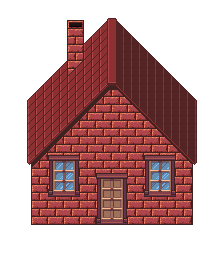
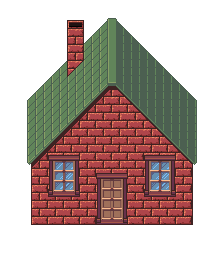
The second 224x256 image is a revision of the first. Changes to its layers:
painted on "Layer #3" over [27, 18, 197, 165]
